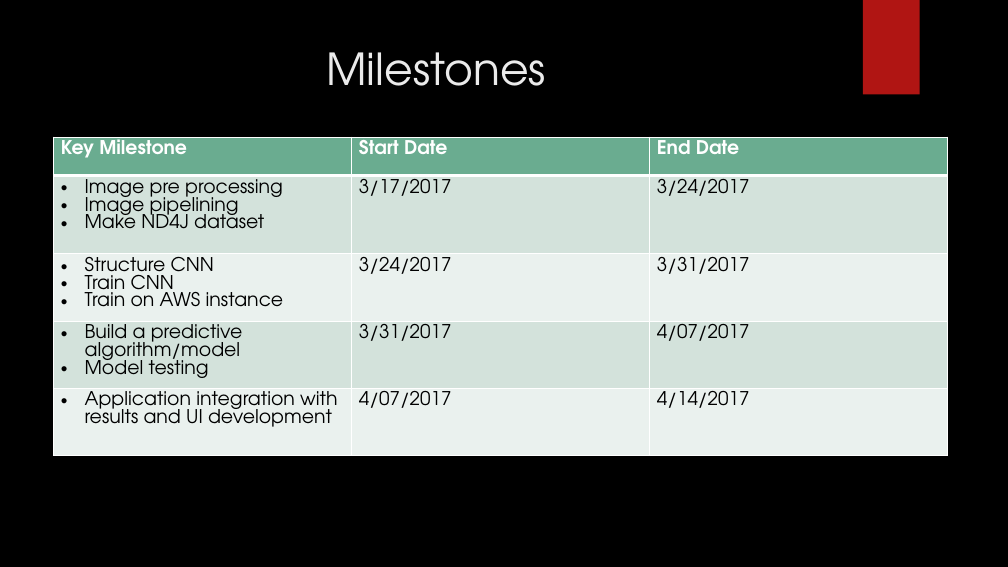
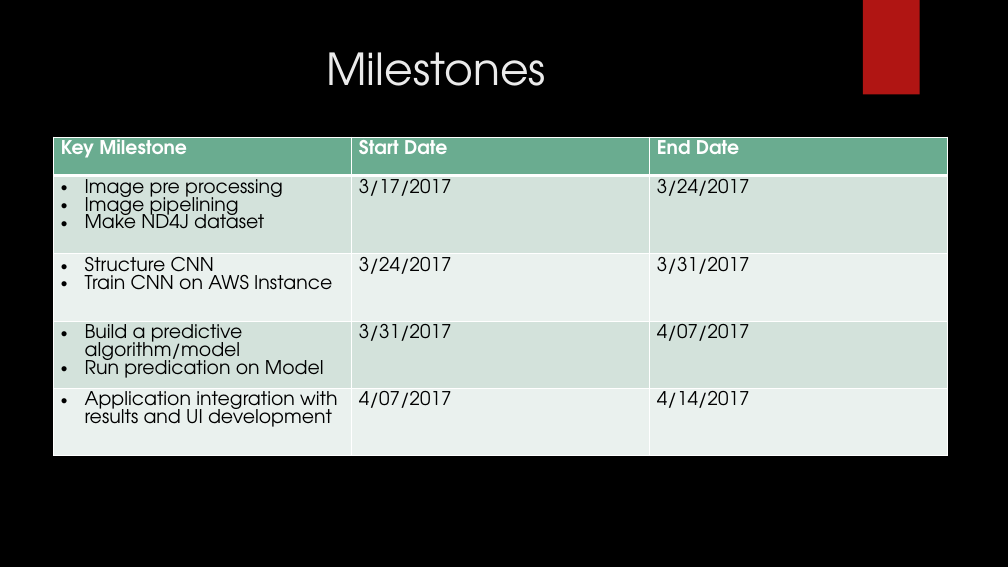
Before and after one commit to kartikmehta09/ImageClassifierUsingScalaAndDeepLearning, a slide deck: slide 7 of Yelp_Image_Classification_Project_Planning.pptx. Drawn at 1008x567 pixels with LibreOffice and Linux fonts; fonts in the diff are those of the drawing; background and template pictures are left out. Boxes give left, top, right and bottom in pixels: in the first picture for what was removed or moved away, otherwise in the second. Text is boxed around its words. In the diff, an @@ line names an element or a change of style, - is before the commit and + after.

```diff
--- a/Yelp_Image_Classification_Project_Planning.pptx
+++ b/Yelp_Image_Classification_Project_Planning.pptx
@@ table at <box>54,137,948,484</box> @@
-row 3, column 1: Structure CNN / Train CNN / Train on AWS instance
+row 3, column 1: Structure CNN / Train CNN on AWS Instance
-row 4, column 1: Build a predictive algorithm/model / Model testing
+row 4, column 1: Build a predictive algorithm/model / Run predication on Model
```
Also in this commit, not shown: 5 other slides changed.
